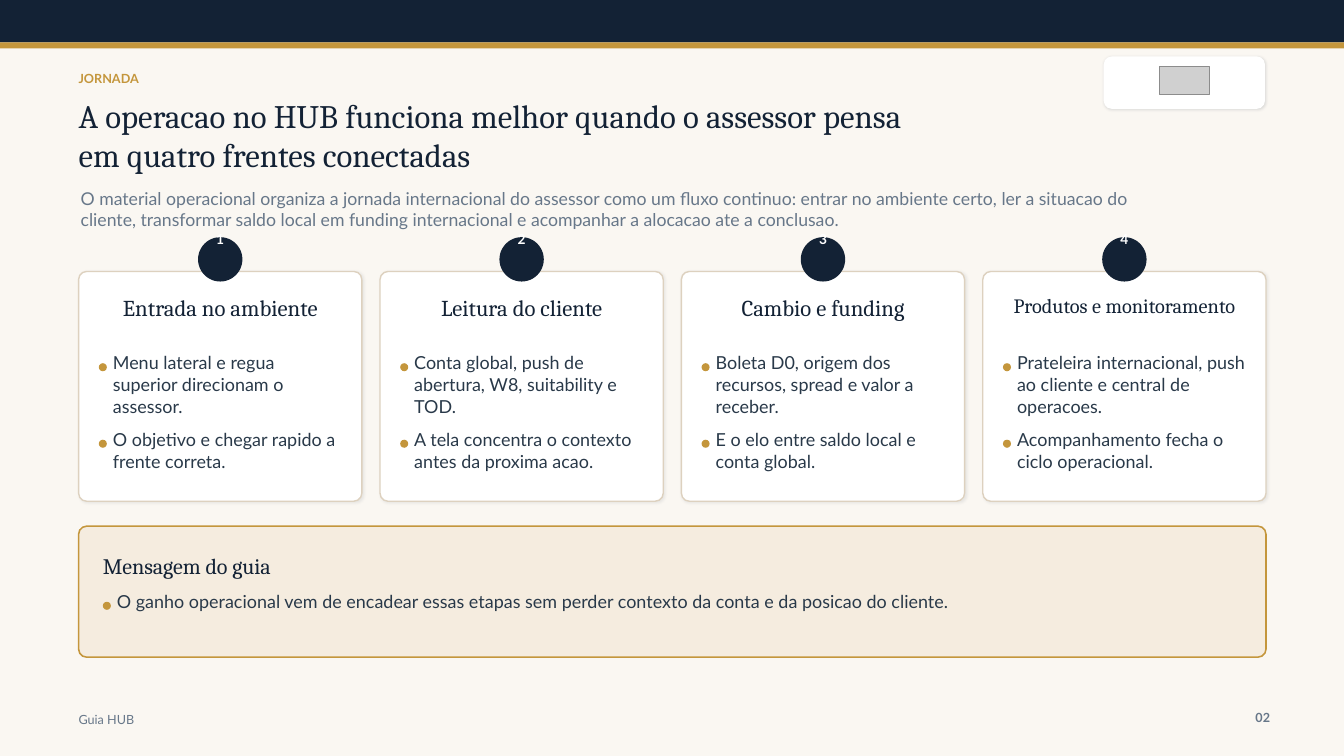
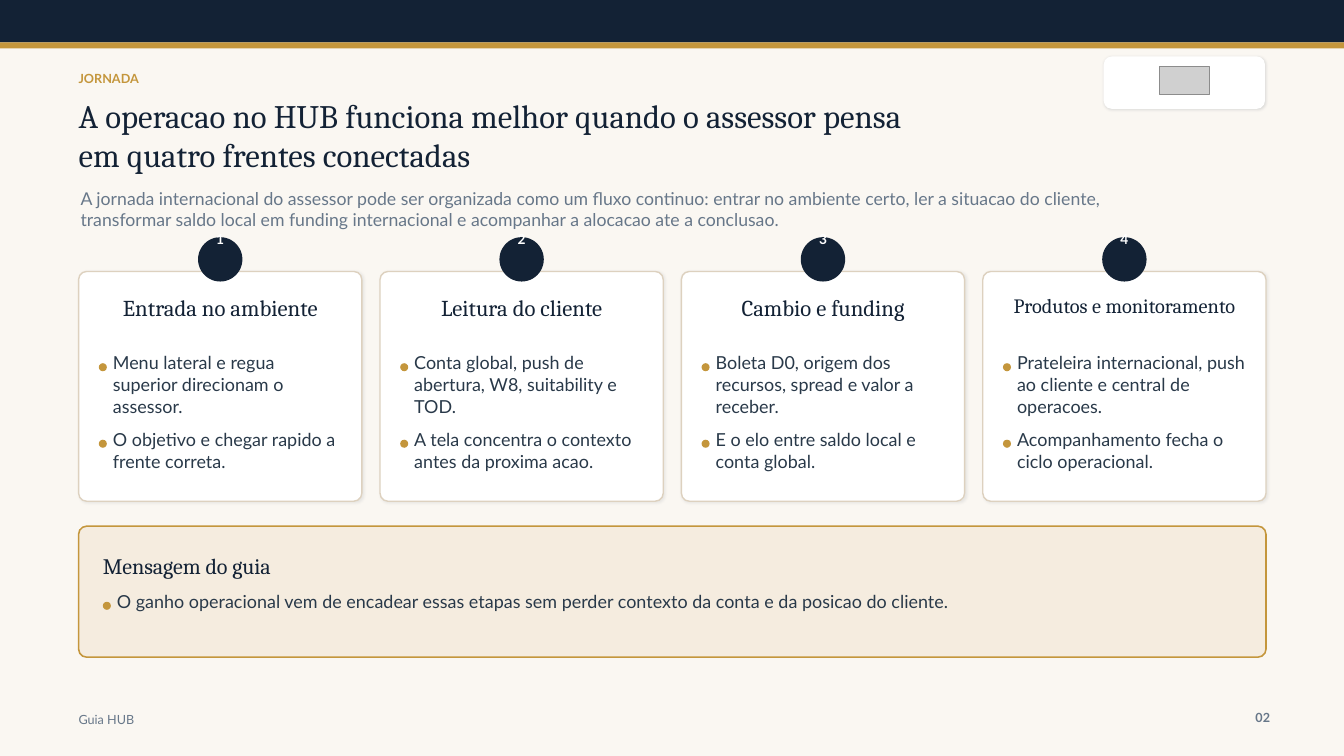
Before and after one commit to ArturLauriano/ApresentacaoOffshore, a slide deck: slide 2 of materials/presentations/guia-hub-investimentos-internacionais-apresentacao.pptx. Drawn at 1344x756 pixels with LibreOffice and Linux fonts; fonts in the diff are those of the drawing; grey boxes stand for pictures. Boxes give left, top, right and bottom in pixels: in the first picture for what was removed or moved away, otherwise in the second. Text is boxed around its words. In the diff, an @@ line names an element or a change of style, - is before the commit and + after.

```diff
--- a/materials/presentations/guia-hub-investimentos-internacionais-apresentacao.pptx
+++ b/materials/presentations/guia-hub-investimentos-internacionais-apresentacao.pptx
@@ text at (x1=81, y1=192, x2=1099, y2=229): text changed @@
-O material operacional organiza a jornada internacional do assessor como um fluxo continuo: entrar no ambiente certo, ler a situacao do cliente, transformar saldo local em funding internacional e acompanhar a alocacao ate a conclusao.
+A jornada internacional do assessor pode ser organizada como um fluxo continuo: entrar no ambiente certo, ler a situacao do cliente, transformar saldo local em funding internacional e acompanhar a alocacao ate a conclusao.
```
Also in this commit, not shown: 7 other slides changed, 4 other files.
